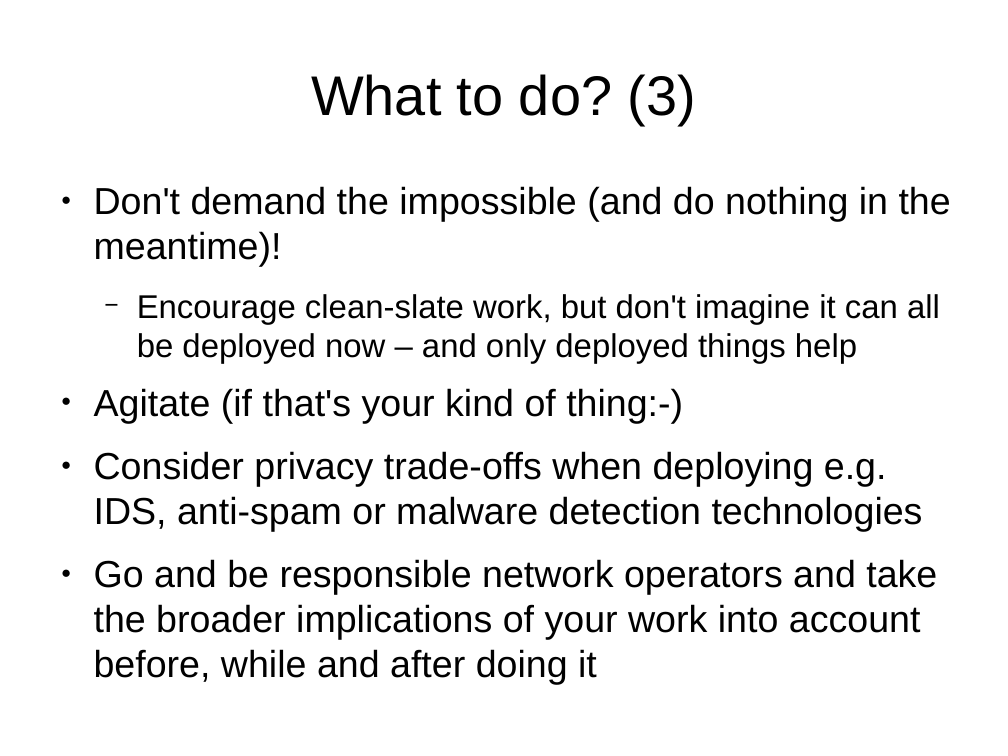
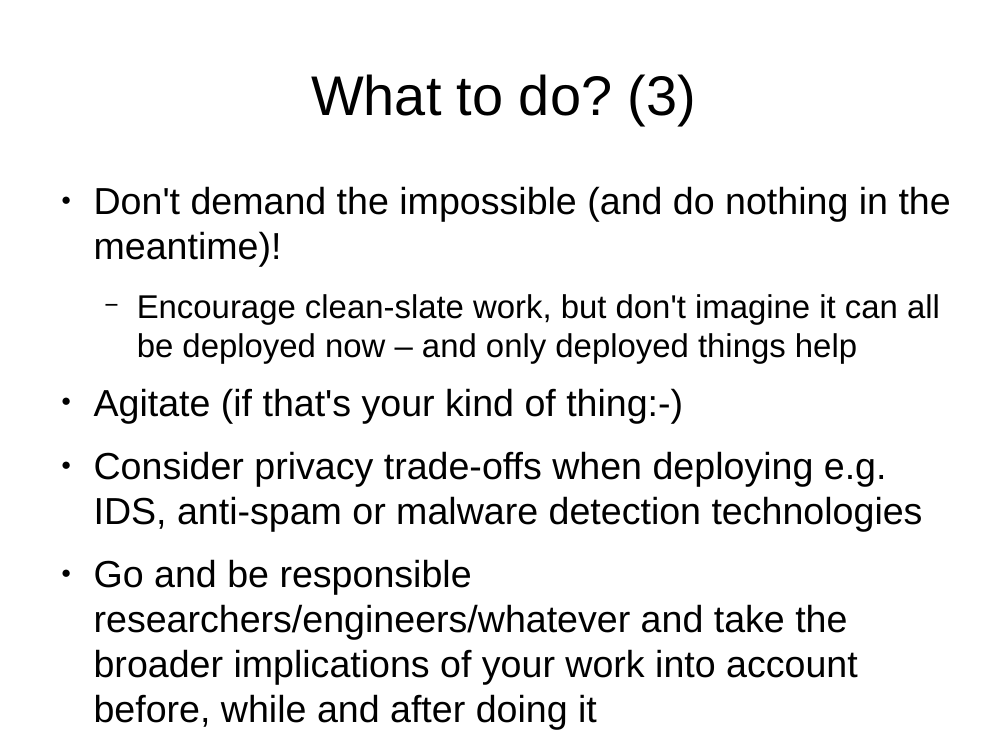
Before and after one commit to sftcd/cs7053, a slide deck: slide 25 of 2016lectures/08-snowdonia.odp (slide 24 before the commit). Drawn at 1008x756 pixels with LibreOffice and Linux fonts; fonts in the diff are those of the drawing; background and template pictures are left out. Boxes give left, top, right and bottom in pixels: in the first picture for what was removed or moved away, otherwise in the second. Text is boxed around its words. In the diff, an @@ line names an element or a change of style, - is before the commit and + after.

```diff
--- a/2016lectures/08-snowdonia.odp
+++ b/2016lectures/08-snowdonia.odp
@@ text at (94,559,858,730): text changed @@
-● Go and be responsible network operators and take the broader implications of your work into account before, while and after doing it
+● Go and be responsible researchers/engineers/whatever and take the broader implications of your work into account before, while and after doing it
```
Also in this commit, not shown: 17 other slides changed, 2 slides added, 1 slide removed, 1 other file.
